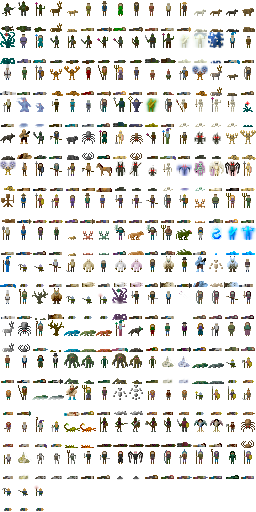
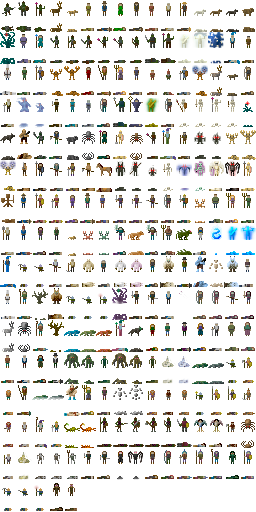
Layered file, before and after one edit (256 × 512). Changes by layer:
painted on "Background" over (50, 483, 77, 511)
